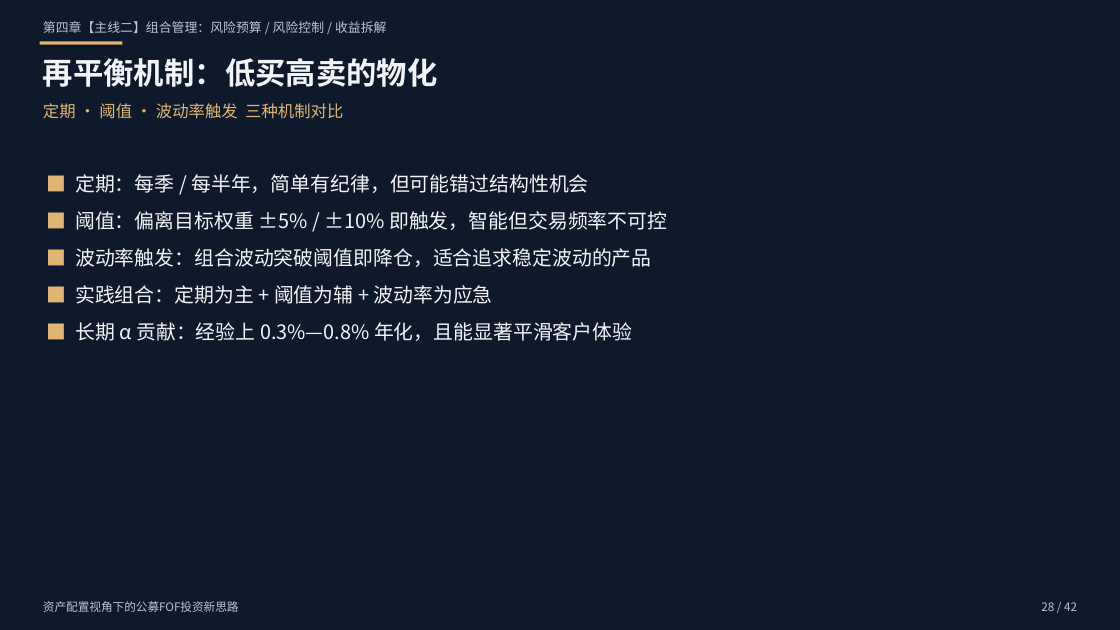
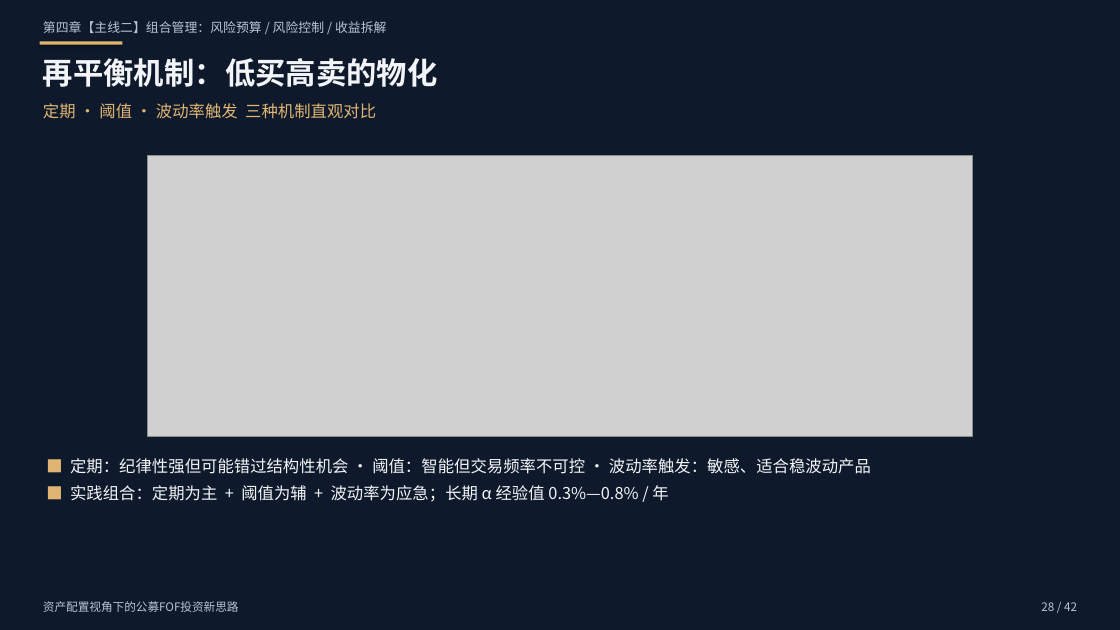
Before and after one commit to xuchendu-web/GGSDDU, a slide deck: slide 28 of output/FOF资产配置新思路.pptx. Drawn at 1120x630 pixels with LibreOffice and Linux fonts; fonts in the diff are those of the drawing; grey boxes stand for pictures. Boxes give left, top, right and bottom in pixels: in the first picture for what was removed or moved away, otherwise in the second. Text is boxed around its words. In the diff, an @@ line names an element or a change of style, - is before the commit and + after.

```diff
--- a/output/FOF资产配置新思路.pptx
+++ b/output/FOF资产配置新思路.pptx
@@ text at (43,103,376,119): text changed @@
-定期 · 阈值 · 波动率触发 三种机制对比
+定期 · 阈值 · 波动率触发 三种机制直观对比
@@ picture added at (148,155,973,437) @@
@@ text at (70,458,871,502): text changed; size 17 to 14 pt @@
-■ 定期：每季 / 每半年，简单有纪律，但可能错过结构性机会
-■ 阈值：偏离目标权重 ±5% / ±10% 即触发，智能但交易频率不可控
-■ 波动率触发：组合波动突破阈值即降仓，适合追求稳定波动的产品
-■ 实践组合：定期为主 + 阈值为辅 + 波动率为应急
-■ 长期 α 贡献：经验上 0.3%—0.8% 年化，且能显著平滑客户体验
+■ 定期：纪律性强但可能错过结构性机会 · 阈值：智能但交易频率不可控 · 波动率触发：敏感、适合稳波动产品
+■ 实践组合：定期为主 + 阈值为辅 + 波动率为应急；长期 α 经验值 0.3%—0.8% / 年
```
Also in this commit, not shown: 9 other slides changed, 13 other files.
